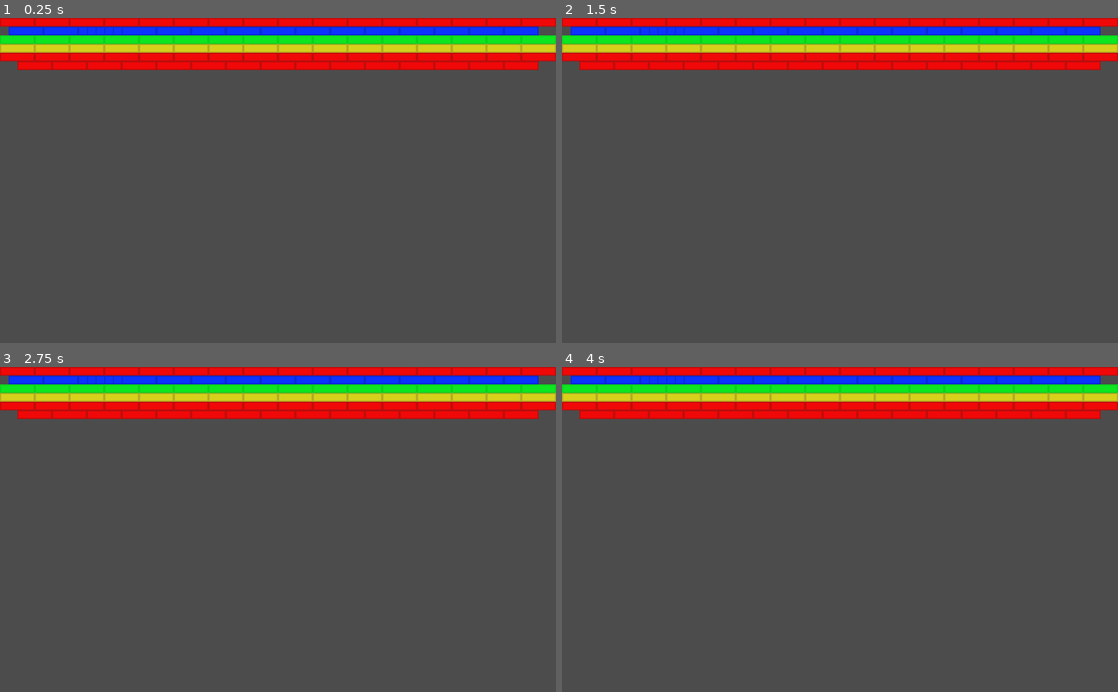
Above: before the commit, frames 1-4 (two rows, left to right).
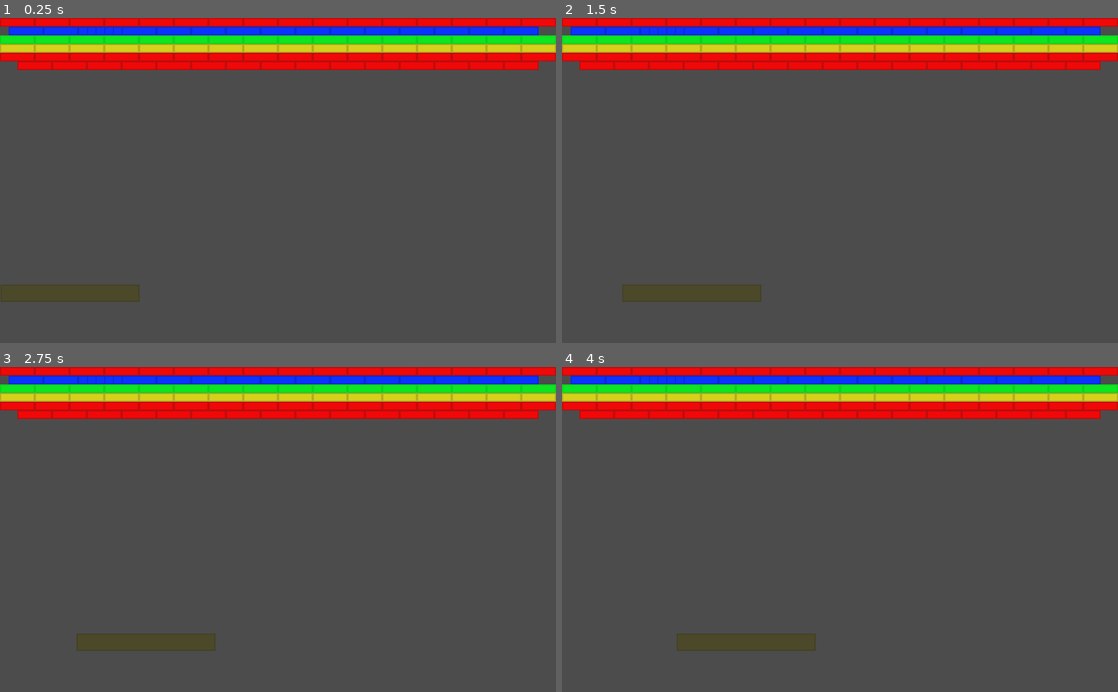
Above: after the commit, the same moments.

Repository: mpolosak/break-all-bricks
Game: Godot game, scene res://scenes/board.tscn
Two runs of this game, one before a commit and one after it. Both use one fixed random seed, a clock stepped at 60 frames per second and the inputs below.
Inputs:
- Up to frame 1 (0.25 s): no input
- Up to frame 2 (1.5 s): tap Enter at 0.5 s; hold Right (right, bound only after the commit) 0.53-1.28 s; hold Left (left, bound only after the commit) from 1.28 s (still down)
- Up to frame 3 (2.75 s): release Left (left, bound only after the commit) at 2.03 s; hold Right (right, bound only after the commit) from 2.03 s (still down)
- Up to frame 4 (4 s): release Right (right, bound only after the commit) at 3.53 s; hold Left (left, bound only after the commit) from 3.53 s (still down)

The runs differ from the first frame. In frame 1, 1.3% of the frame differs, in the area x 0-26%, y 82-88%; in frame 2, 1.3%; in frame 3, 1.3%; in frame 4, 1.3%.

Commit message:
Add paddle

Diff:
--- a/project.godot
+++ b/project.godot
@@ -28,6 +28,21 @@
 
 singletons=[ "res://addons/godot-git-plugin/git_api.gdnlib" ]
 
+[input]
+
+left={
+"deadzone": 0.5,
+"events": [ Object(InputEventKey,"resource_local_to_scene":false,"resource_name":"","device":0,"alt":false,"shift":false,"control":false,"meta":false,"command":false,"pressed":false,"scancode":16777231,"physical_scancode":0,"unicode":0,"echo":false,"script":null)
+, Object(InputEventKey,"resource_local_to_scene":false,"resource_name":"","device":0,"alt":false,"shift":false,"control":false,"meta":false,"command":false,"pressed":false,"scancode":0,"physical_scancode":65,"unicode":0,"echo":false,"script":null)
+ ]
+}
+right={
+"deadzone": 0.5,
+"events": [ Object(InputEventKey,"resource_local_to_scene":false,"resource_name":"","device":0,"alt":false,"shift":false,"control":false,"meta":false,"command":false,"pressed":false,"scancode":0,"physical_scancode":16777233,"unicode":0,"echo":false,"script":null)
+, Object(InputEventKey,"resource_local_to_scene":false,"resource_name":"","device":0,"alt":false,"shift":false,"control":false,"meta":false,"command":false,"pressed":false,"scancode":68,"physical_scancode":0,"unicode":0,"echo":false,"script":null)
+ ]
+}
+
 [physics]
 
 common/enable_pause_aware_picking=true
--- a/scenes/board.tscn
+++ b/scenes/board.tscn
@@ -1,6 +1,7 @@
-[gd_scene load_steps=7 format=2]
+[gd_scene load_steps=8 format=2]
 
 [ext_resource path="res://assets/blocks.png" type="Texture" id=1]
+[ext_resource path="res://scenes/paddle.tscn" type="PackedScene" id=2]
 
 [sub_resource type="ConvexPolygonShape2D" id=2]
 points = PoolVector2Array( 64, 16, 0, 16, 0, 0, 64, 0 )
@@ -107,3 +108,6 @@
 cell_size = Vector2( 16, 16 )
 format = 1
 tile_data = PoolIntArray( 0, 0, 0, 4, 0, 0, 8, 0, 0, 12, 0, 0, 16, 0, 0, 20, 0, 0, 24, 0, 0, 28, 0, 0, 32, 0, 0, 36, 0, …(1193 unchanged characters)…
+
+[node name="Paddle" parent="." instance=ExtResource( 2 )]
+position = Vector2( 129, 508 )
--- /dev/null
+++ b/scenes/paddle.tscn
@@ -0,0 +1,16 @@
+[gd_scene load_steps=4 format=2]
+
+[ext_resource path="res://assets/paddle.png" type="Texture" id=1]
+[ext_resource path="res://scripts/paddle.gd" type="Script" id=2]
+
+[sub_resource type="RectangleShape2D" id=1]
+extents = Vector2( 128, 16 )
+
+[node name="Paddle" type="KinematicBody2D"]
+script = ExtResource( 2 )
+
+[node name="CollisionShape2D" type="CollisionShape2D" parent="."]
+shape = SubResource( 1 )
+
+[node name="Sprite" type="Sprite" parent="."]
+texture = ExtResource( 1 )
--- /dev/null
+++ b/scripts/paddle.gd
@@ -0,0 +1,17 @@
+extends KinematicBody2D
+
+export (int) var speed = 200
+
+var velocity = Vector2()
+
+func get_input():
+	velocity = Vector2()
+	if Input.is_action_pressed("right"):
+		velocity.x += 1
+	if Input.is_action_pressed("left"):
+		velocity.x -= 1
+	velocity = velocity.normalized() * speed
+
+func _physics_process(_delta):
+	get_input()
+	velocity = move_and_slide(velocity)
Binary file added: assets/paddle.png
Not shown, added: assets/paddle.png.import
